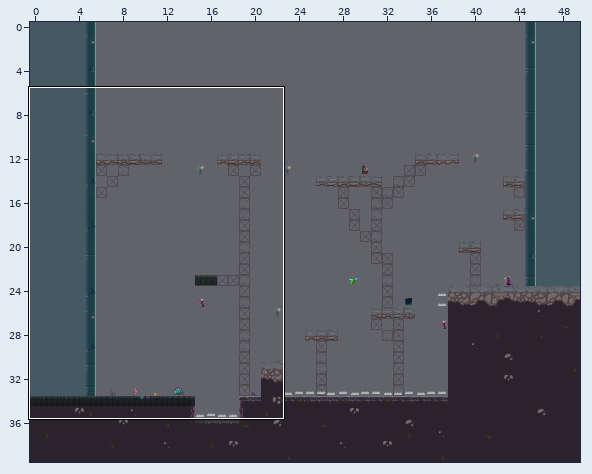
One commit to this Tiled map (JSON): Eudaemon/assets/levels/level2.json. Above: a wide view before the commit, with the close-up outlined.
Close-up. The starting point:
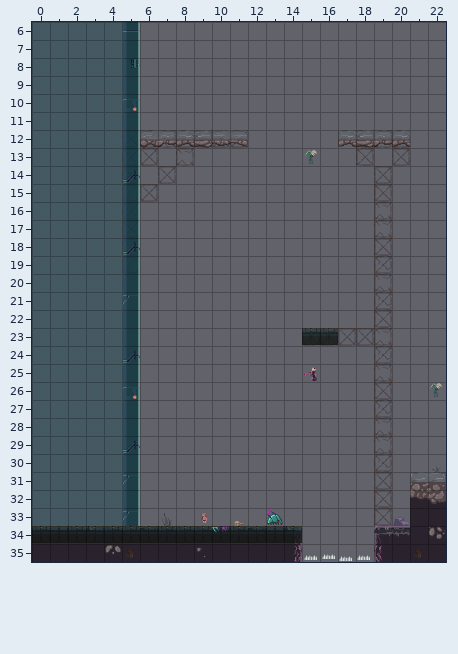
Cells are 32x32 px. Shown: x 0..22, y 6..35. The commit also changed other parts of the map, which this record leaves out.
New version:
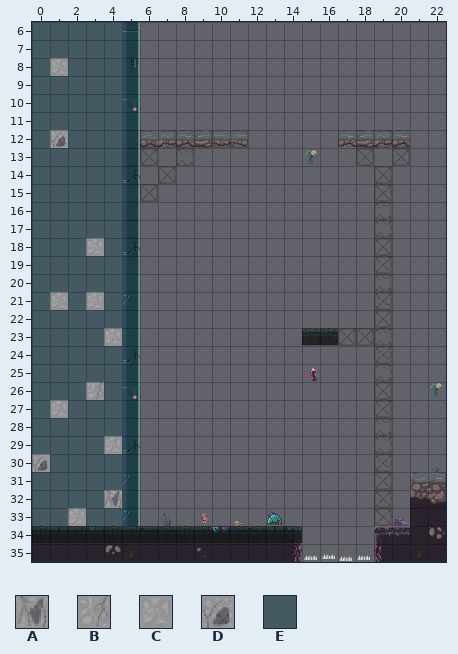
Key: from "Eudaemon Tilleset": A 55 "BGConcreteA", B 56 "BGConcreteB", C 57 "BGConcreteC", D 59 "BGConcreteE", E 156 "MetalWallBGA".
_ is an empty cell.
See-through tiles are keyed as they look on the map.
Difference:
Layer "TileLayerBG2":
The author changed tile E to tile A in row 32 at x 4.
The author changed tile E to tile B in row 26 at x 3.
The author changed tile E to tile C in row 8 at x 1; in row 18 at x 3; in row 21 at x 1 and 3; in row 23 at x 4; in row 27 at x 1; in row 29 at x 4.
The author changed tile E to tile C in row 33 at x 2.
The author changed tile E to tile D in row 12 at x 1; in row 30 at x 0.
